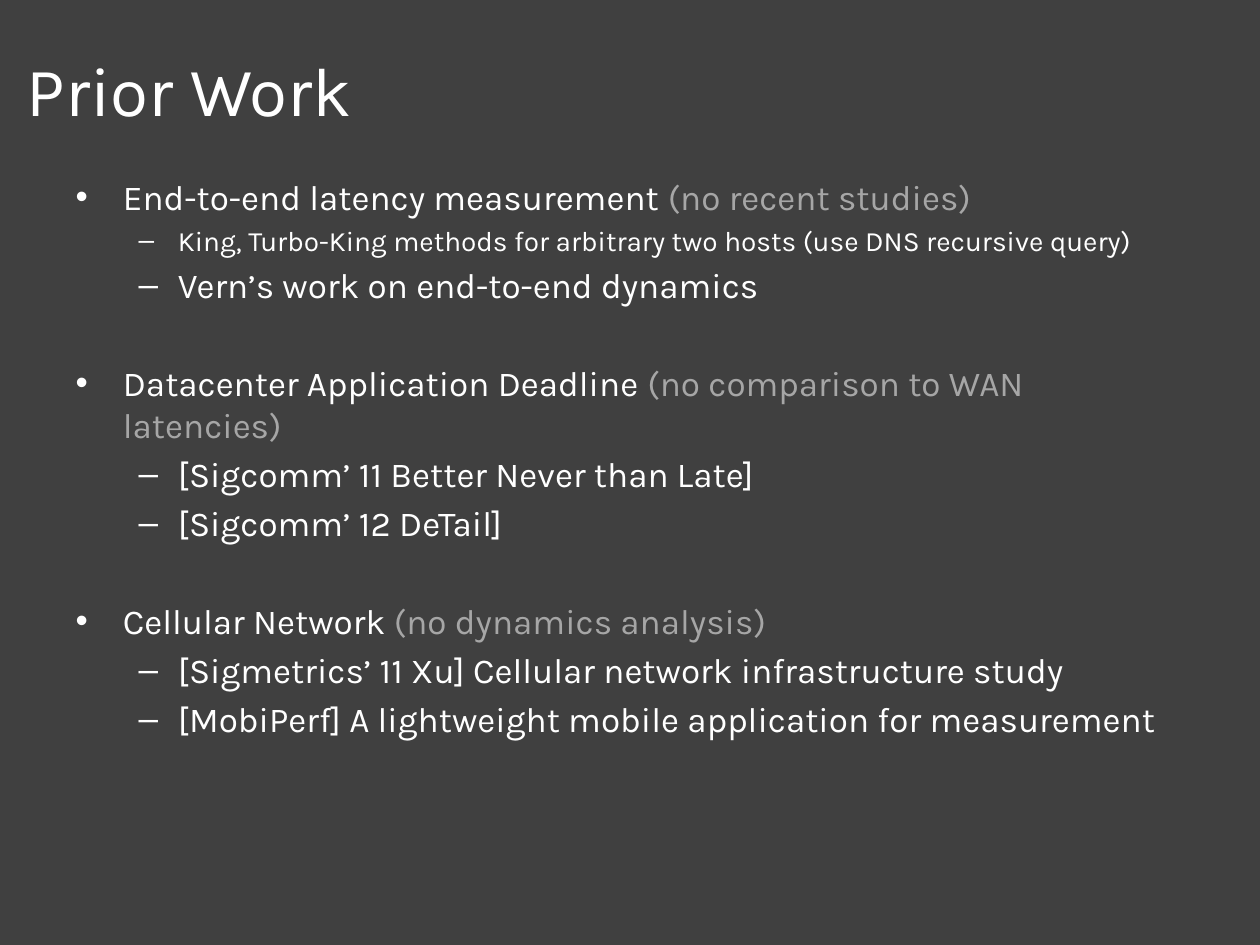
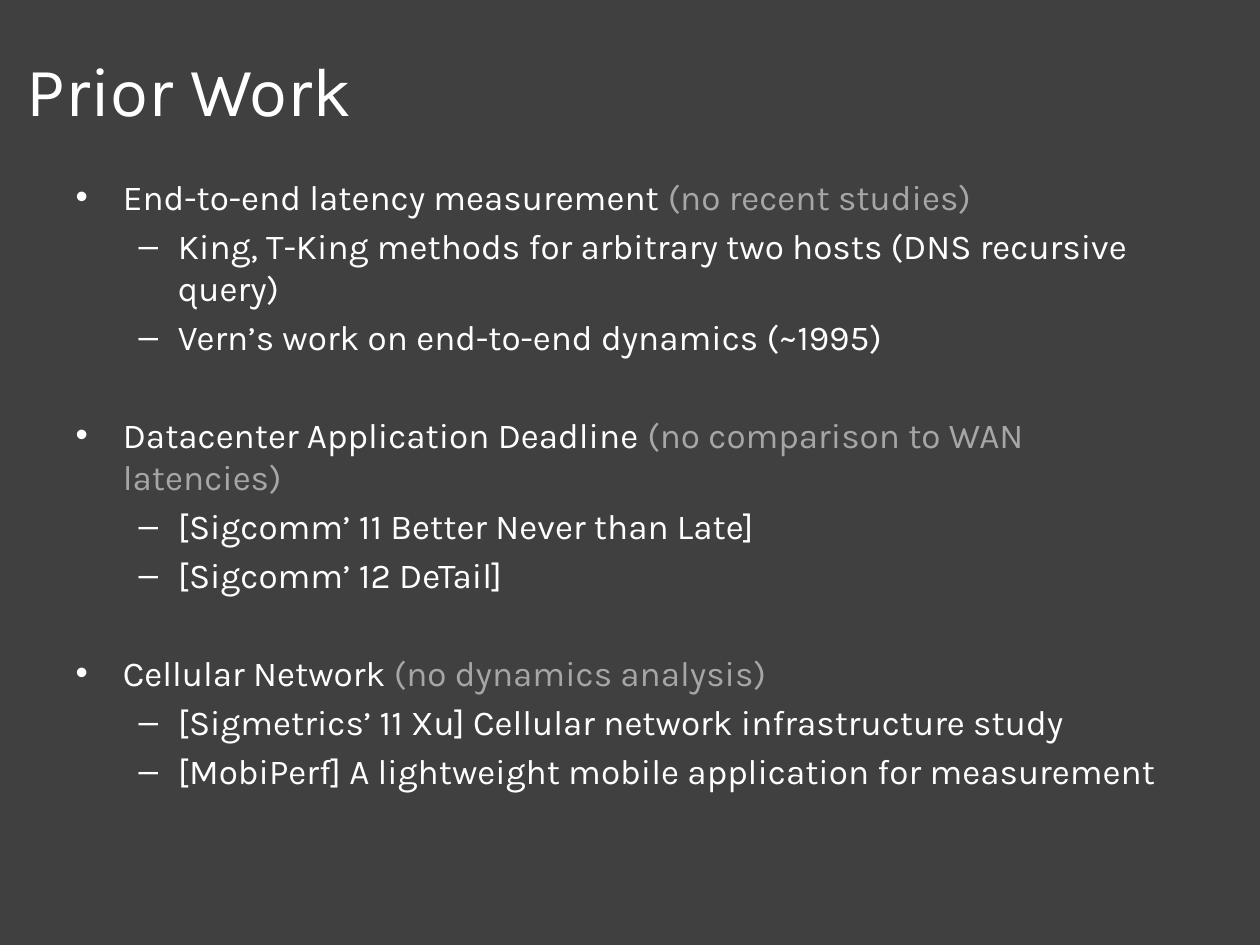
Before and after one commit to nebgnahz/CS268NetworkMeasurement, a slide deck: slide 4 of doc/MidTerm/MidTerm.pptx. Drawn at 1260x945 pixels with LibreOffice and Linux fonts; fonts in the diff are those of the drawing. Boxes give left, top, right and bottom in pixels: in the first picture for what was removed or moved away, otherwise in the second. Text is boxed around its words. In the diff, an @@ line names an element or a change of style, - is before the commit and + after.

```diff
--- a/doc/MidTerm/MidTerm.pptx
+++ b/doc/MidTerm/MidTerm.pptx
@@ text at [178,234,1127,359]: text changed; size 16 to 20 pt @@
-  – King, Turbo-King methods for arbitrary two hosts (use DNS recursive query)
-  – Vern’s work on end-to-end dynamics
+  – King, T-King methods for arbitrary two hosts (DNS recursive query)
+  – Vern’s work on end-to-end dynamics (~1995)
```
Also in this commit, not shown: 1 other slide changed.
